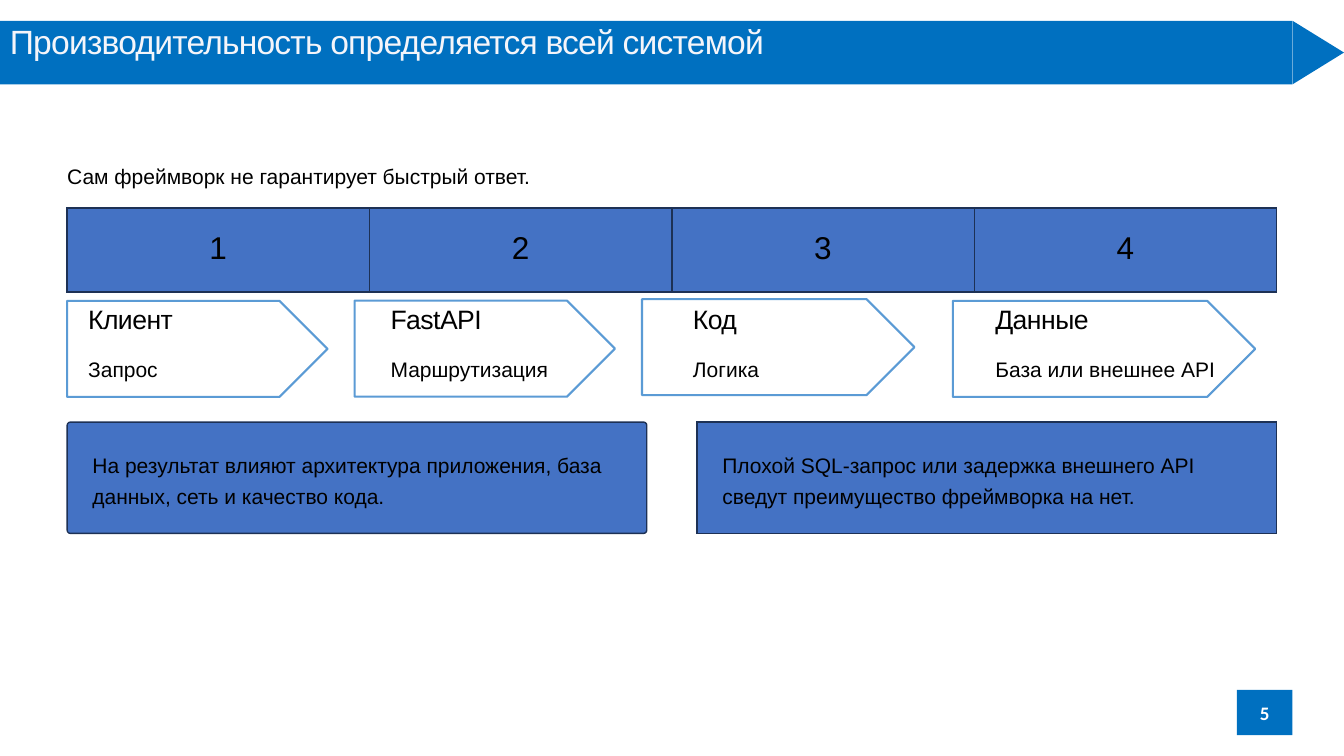
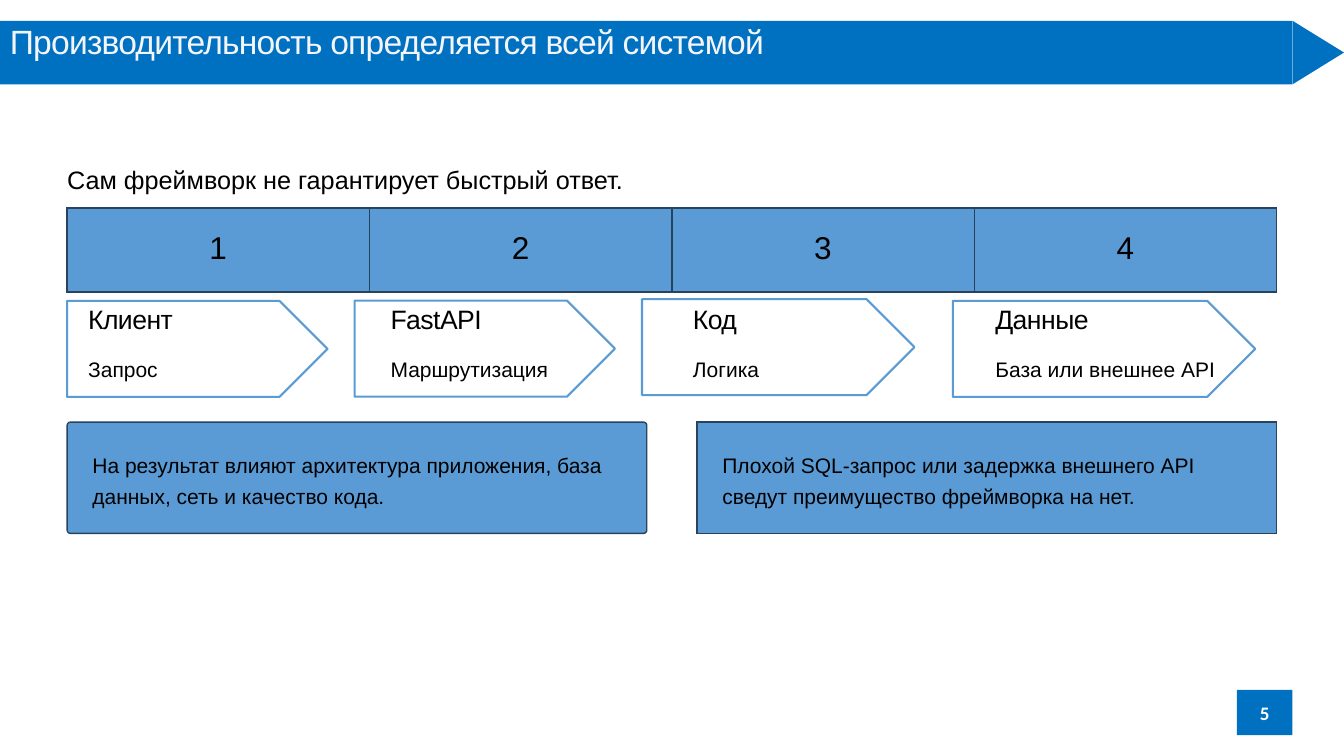
Before and after one commit to Hohrandrey/RTU-MIREA, a slide deck: slide 5 of 7 семестр/Системный анализ и управление организационно-техническими системами в атомной отрасли/доклады/4 доклад/ГОСТ_Хохряков_АЮ_доклад.pptx. Drawn at 1344x756 pixels with LibreOffice and Linux fonts; fonts in the diff are those of the drawing. Boxes give left, top, right and bottom in pixels: in the first picture for what was removed or moved away, otherwise in the second. Text is boxed around its words. In the diff, an @@ line names an element or a change of style, - is before the commit and + after.

```diff
--- a/7 семестр/Системный анализ и управление организационно-техническими системами в атомной отрасли/доклады/4 доклад/ГОСТ_Хохряков_АЮ_доклад.pptx
+++ b/7 семестр/Системный анализ и управление организационно-техническими системами в атомной отрасли/доклады/4 доклад/ГОСТ_Хохряков_АЮ_доклад.pptx
@@ text "Сам фреймворк не гарантирует быстрый ..." at (67, 170, 623, 195): size 15 to 18 pt @@
@@ fill #4472C4 to #5B9BD5; outline #1E3256 1 pt to #28445D 1 pt in 6 elements at (68, 208, 370, 291), (370, 208, 673, 291), (673, 208, 975, 291), (975, 208, 1277, 291), (68, 422, 647, 533), (698, 422, 1277, 533) @@
```
Also in this commit, not shown: 2 other slides changed.
